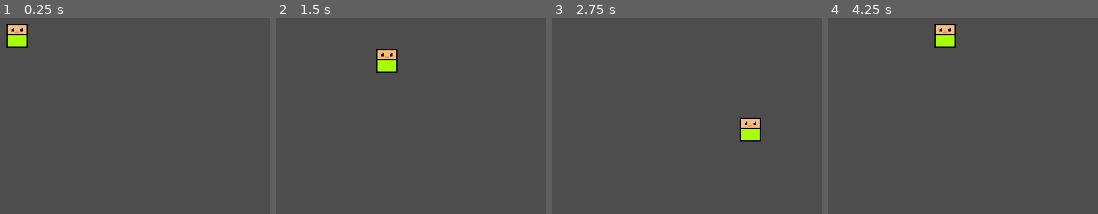
Above: before the commit, frames 1-4 (left to right).
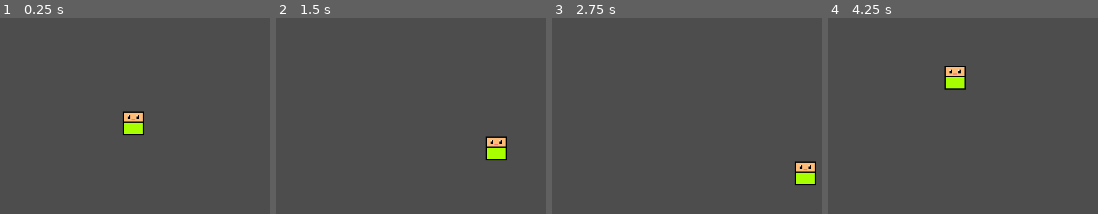
Above: after the commit, the same moments.

Repository: Bratah123/BrackeysJam2024.1
Game: Godot game, scene res://game/major_scenes/lobby_dungeon.tscn
Same seed, same stepped clock (60 frames per second), same inputs: the game is played once before the commit and once after it. This scene is started directly instead of the project's main scene.
Inputs:
- Up to frame 1 (0.25 s): no input
- Up to frame 2 (1.5 s): tap Enter at 0.5 s; hold D (right) 0.53-1.28 s; hold S (down) from 1.28 s (still down)
- Up to frame 3 (2.75 s): release S (down) at 2.03 s; hold D (right) from 2.03 s (still down)
- Up to frame 4 (4.25 s): release D (right) at 2.78 s; hold W (up) 2.78-3.53 s; hold A (left) from 3.53 s (still down)

The runs differ from the first frame. In frame 1, 2.0% of the frame differs, in the area x 2-54%, y 3-60%; in frame 2, 1.9%; in frame 3, 1.9%; in frame 4, 2.0%, in the area x 39-52%, y 3-37%.

Commit message:
TWEAK: add camera to player

Diff:
--- a/game/entities/player.tscn
+++ b/game/entities/player.tscn
@@ -10,6 +10,12 @@
 scale = Vector2(2, 2)
 script = ExtResource("1_plua1")
 
+[node name="Camera2D" type="Camera2D" parent="."]
+position_smoothing_enabled = true
+position_smoothing_speed = 2.5
+drag_horizontal_enabled = true
+drag_vertical_enabled = true
+
 [node name="PlayerSprite" type="Sprite2D" parent="."]
 texture = ExtResource("1_wgb4h")
 
